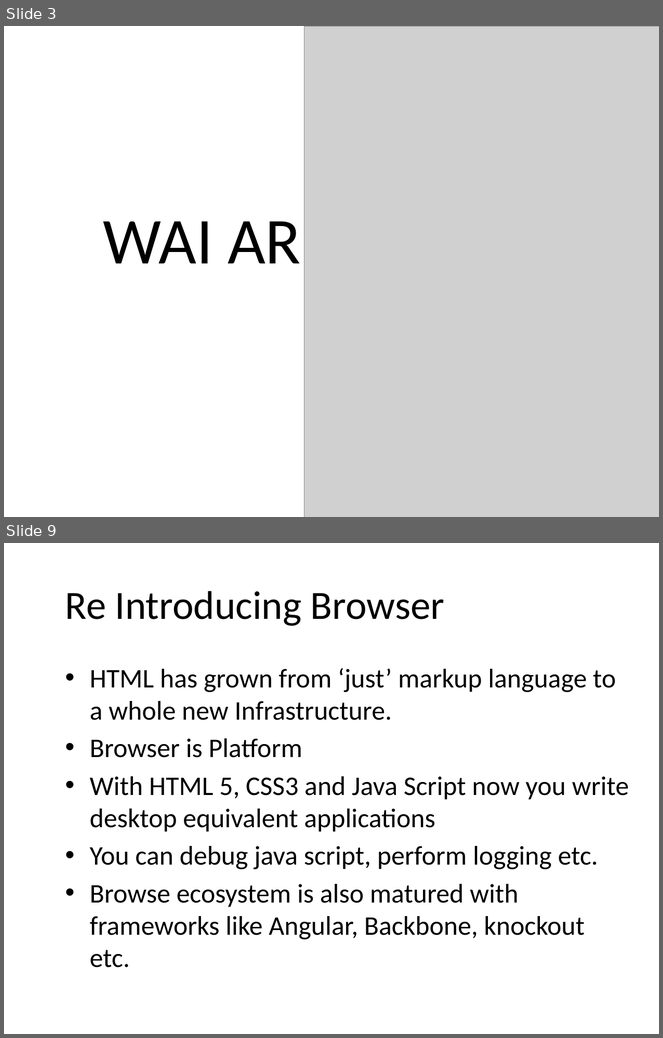
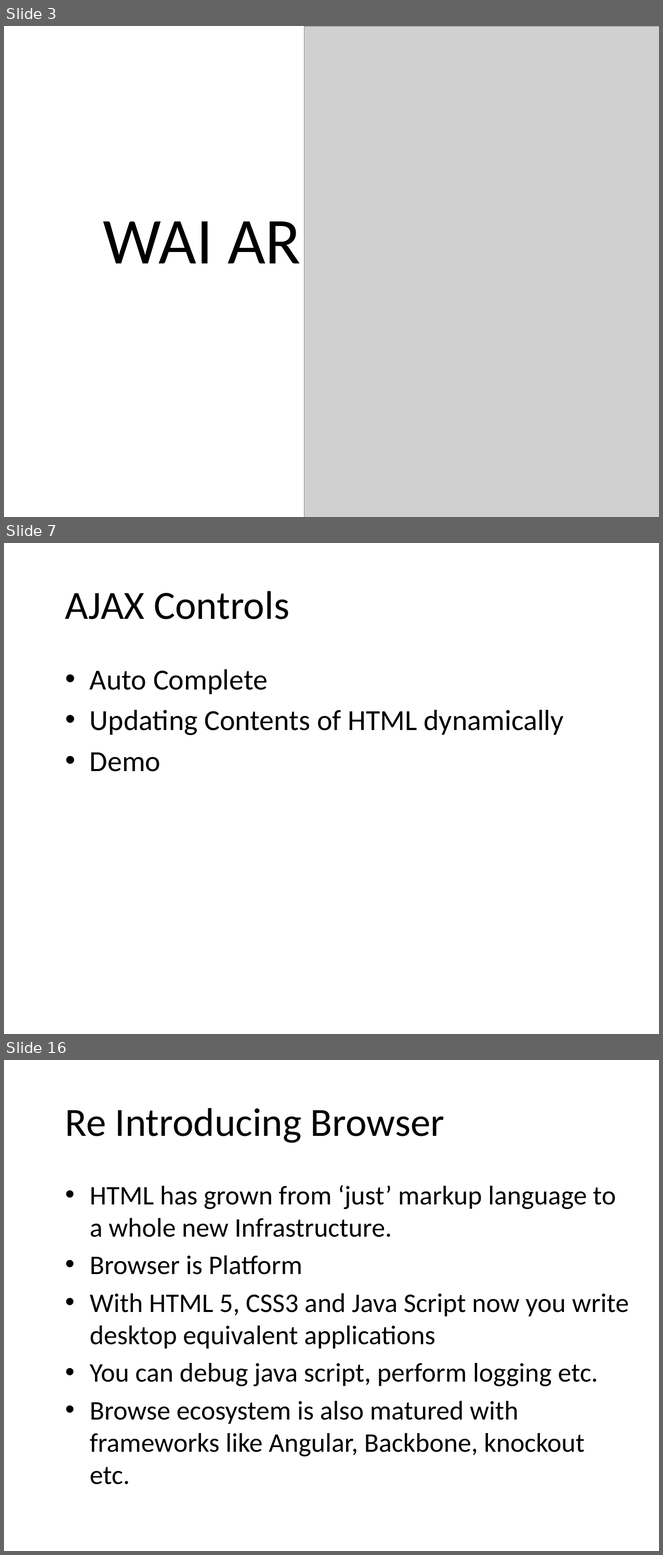
Before and after one commit to punchouty/accessibility, a slide deck: ppt/aria.pptx. Shown one above the other, each under a label of ours: slides 3 and 9 before the commit, slides 3, 7 and 16 after it; the slides between them are not shown. The pictures are 663x1038 and 663x1555 pixels, drawn with LibreOffice and Linux fonts; fonts in the diff are those of the drawing; grey boxes stand for pictures; background and template pictures are left out. Boxes give left, top, right and bottom in pixels: in the first picture for what was removed or moved away, otherwise in the second. Text is boxed around its words. In the diff, an @@ line names an element or a change of style, - is before the commit and + after.

```diff
--- a/ppt/aria.pptx
+++ b/ppt/aria.pptx
@@ slide 7 added at (4, 543, 659, 1034), background picture (left out) @@
@@ title added at (65, 591, 289, 619), 44 pt, text #000000 @@
+AJAX Controls
@@ text added at (90, 669, 564, 772), 32 pt, text #000000 @@
+• Auto Complete
+• Updating Contents of HTML dynamically
+• Demo
@@ what was slide 9 is now slide 16 @@
```
Also in this commit, not shown: 5 slides changed, 6 other slides added, 3 other files.
